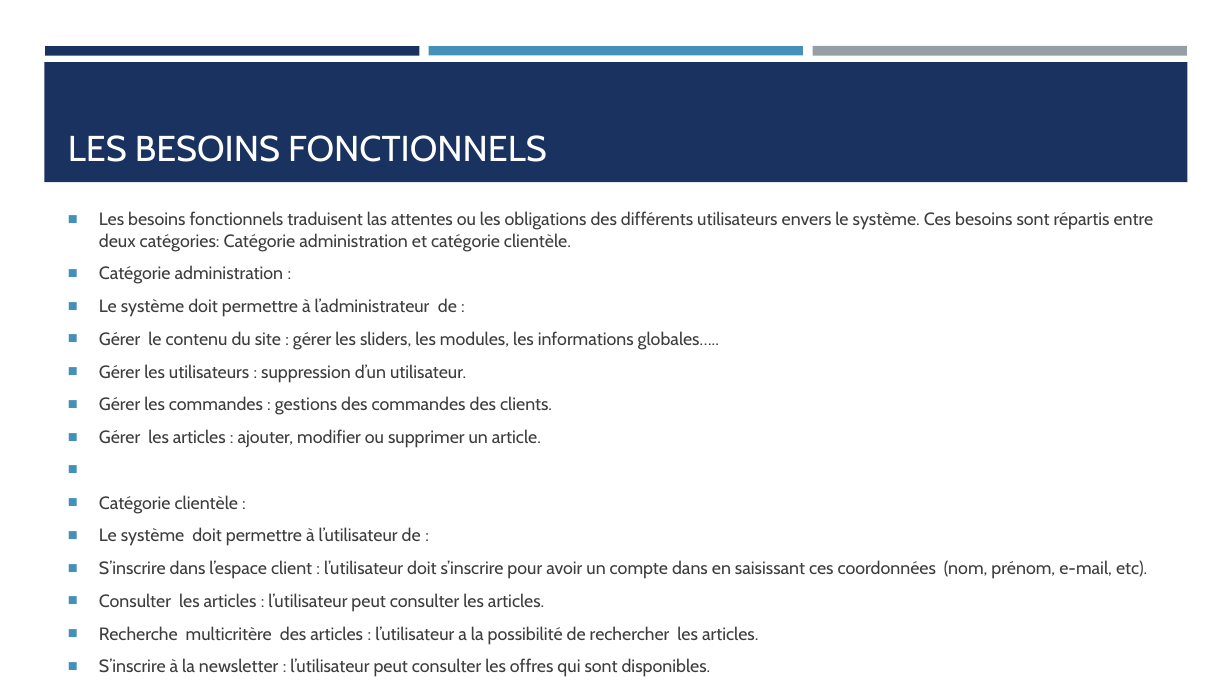
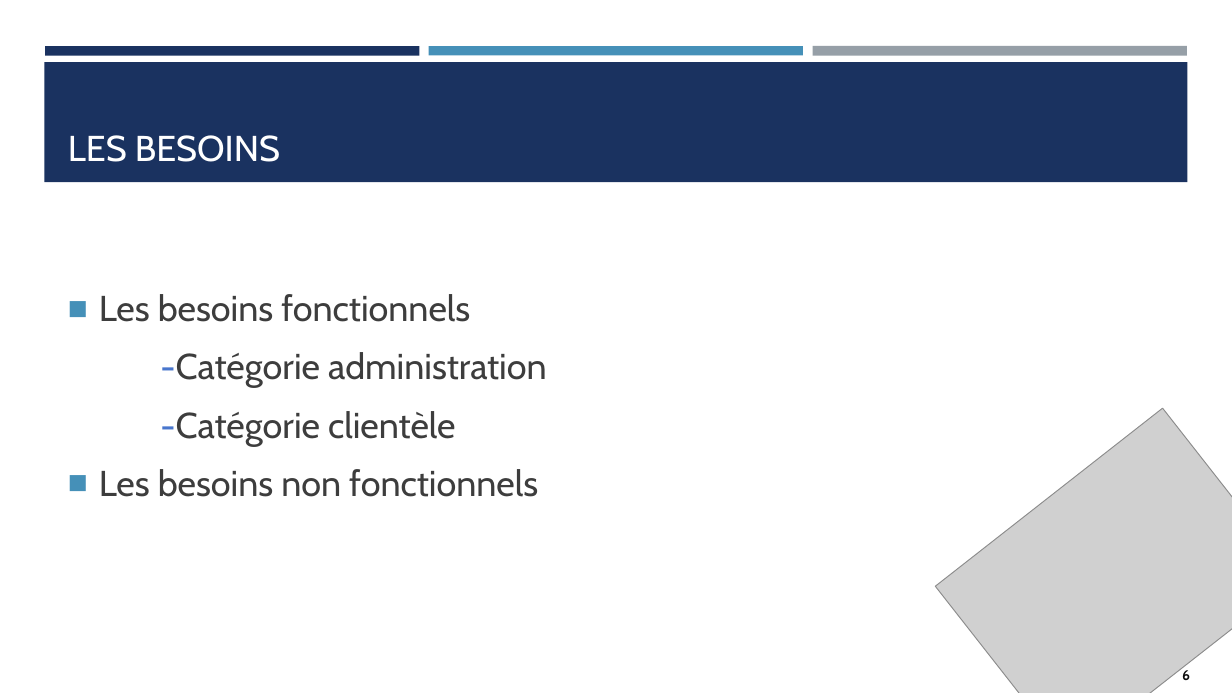
Before and after one commit to saklyayoub/bonchoix.net, a slide deck: slide 6 of global/Présentation.pptx (slide 7 before the commit). Drawn at 1232x693 pixels with LibreOffice and Linux fonts; fonts in the diff are those of the drawing; grey boxes stand for pictures. Boxes give left, top, right and bottom in pixels: in the first picture for what was removed or moved away, otherwise in the second. Text is boxed around its words. In the diff, an @@ line names an element or a change of style, - is before the commit and + after.

```diff
--- a/global/Présentation.pptx
+++ b/global/Présentation.pptx
@@ title at (68,135,280,162): text changed @@
-LES BESOINS FONCTIONNELS
+LES BESOINS
@@ text at (99,294,547,497): text changed; size 13.9 to 28 pt @@
-■ Les besoins fonctionnels traduisent las attentes ou les obligations des différents utilisateurs envers le système. Ces besoins sont répartis entre deux catégories: Catégorie administration et catégorie clientèle.
-■ Catégorie administration :
-■ Le système doit permettre à l’administrateur de :
-■ Gérer le contenu du site : gérer les sliders, les modules, les informations globales…..
-■ Gérer les utilisateurs : suppression d’un utilisateur.
-■ Gérer les commandes : gestions des commandes des clients.
-■ Gérer les articles : ajouter, modifier ou supprimer un article.
-■ Catégorie clientèle :
-■ Le système doit permettre à l’utilisateur de :
-■ S’inscrire dans l’espace client : l’utilisateur doit s’inscrire pour avoir un compte dans en saisissant ces coordonnées (nom, prénom, e-mail, etc).
-■ Consulter les articles : l’utilisateur peut consulter les articles.
-■ Recherche multicritère des articles : l’utilisateur a la possibilité de rechercher les articles.
-■ S’inscrire à la newsletter : l’utilisateur peut consulter les offres qui sont disponibles.
+■ Les besoins fonctionnels
+-Catégorie administration
+-Catégorie clientèle
+■ Les besoins non fonctionnels
@@ picture added at (935,408,1232,693) @@
@@ text added at (1182,670,1190,680), 11 pt, text #0D0D0D, bold @@
+6
```
Also in this commit, not shown: 11 other slides changed, 3 slides added, 11 slides removed.
